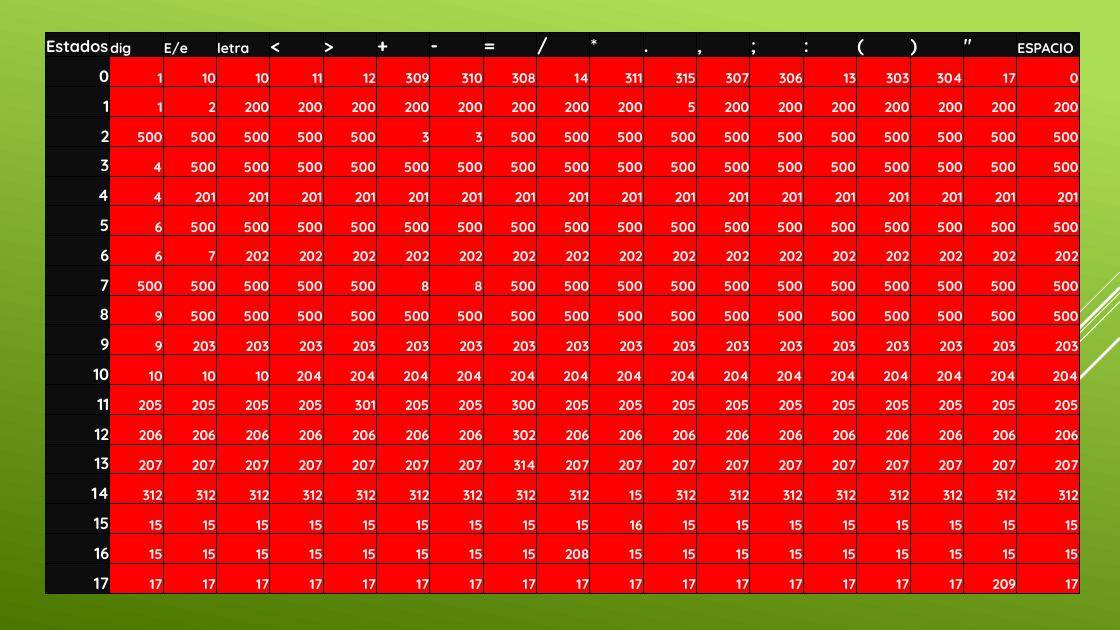
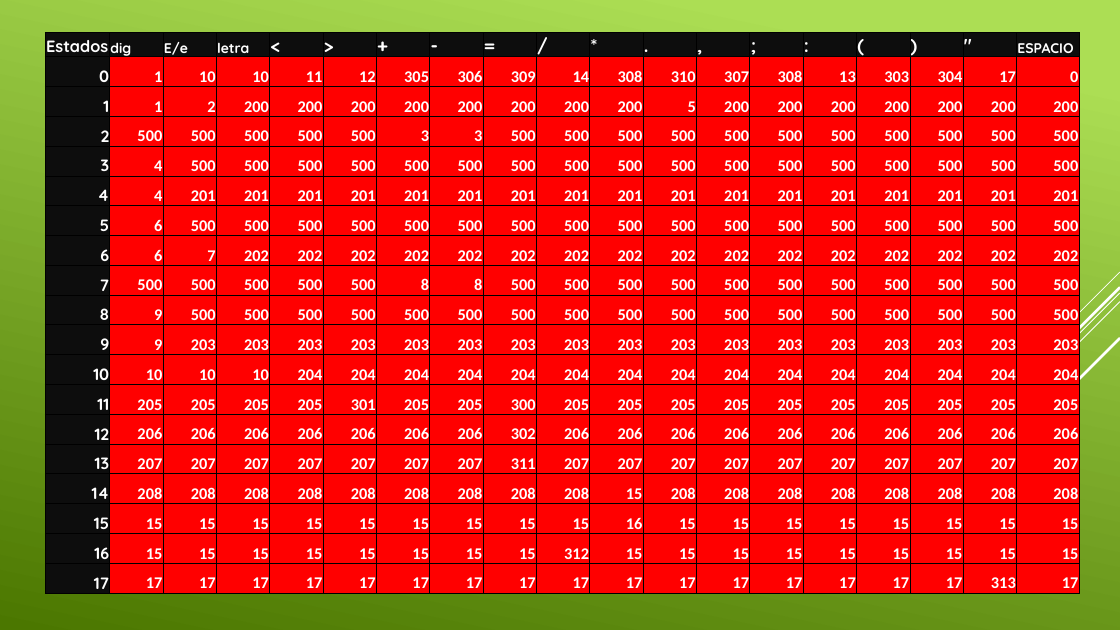
Before and after one commit to RaizenBS7/Compiladores-2019, a slide deck: slide 5 of Compiladores Formato automata.pptx. Drawn at 1120x630 pixels with LibreOffice and Linux fonts; fonts in the diff are those of the drawing. Boxes give left, top, right and bottom in pixels: in the first picture for what was removed or moved away, otherwise in the second. Text is boxed around its words. In the diff, an @@ line names an element or a change of style, - is before the commit and + after.

```diff
--- a/Compiladores Formato automata.pptx
+++ b/Compiladores Formato automata.pptx
@@ table at bbox=[45, 33, 1086, 597] @@
-row 2: 0 | 1 | 10 | 10 | 11 | 12 | 309 | 310 | 308 | 14 | 311 | 315 | 307 | 306 | 13 | 303 | 304 | 17 | 0
+row 2: 0 | 1 | 10 | 10 | 11 | 12 | 305 | 306 | 309 | 14 | 308 | 310 | 307 | 308 | 13 | 303 | 304 | 17 | 0
-row 15, column 9: 314
+row 15, column 9: 311
-row 16: 14 | 312 | 312 | 312 | 312 | 312 | 312 | 312 | 312 | 312 | 15 | 312 | 312 | 312 | 312 | 312 | 312 | 312 | 312
+row 16: 14 | 208 | 208 | 208 | 208 | 208 | 208 | 208 | 208 | 208 | 15 | 208 | 208 | 208 | 208 | 208 | 208 | 208 | 208
-row 18, column 10: 208
+row 18, column 10: 312
-row 19, column 18: 209
+row 19, column 18: 313
@@ size 12 to 14 pt, font Quicksand to Calibri in "1", "10", "10", "11" and 294 more places @@
```
Also in this commit, not shown: 1 other slide changed, 11 slides added, 1 slide removed, 4 other files.
